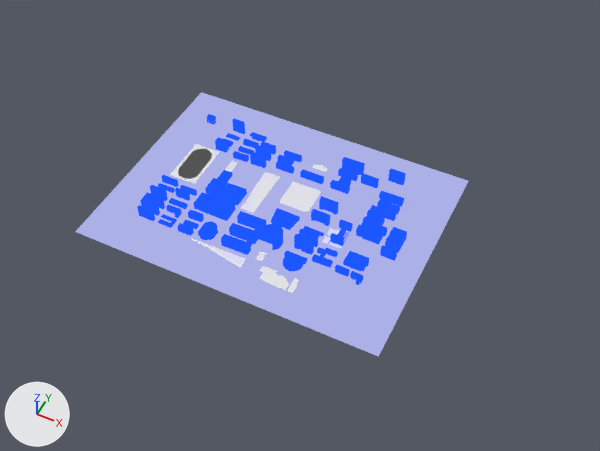
What one commit did to the glTF model blender-test/assets/models/model3.gltf.
Both versions are drawn from a 50 mm lens placed at (340.0, -613.0, 754.0), pointed at (25.0, 18.0, -35.0). Every picture has the same lights, and +X, +Y and +Z are marked at lower left. Vertices at the same position are counted once.

Before the edit, the objects in view are built like this:
```python
me_areas_building = bpy.data.meshes.new('Areas:building')
me_areas_building.from_pydata(...)  # 896 vertices, 1242 faces; spans x -159.0..162.0, y -83.0..115.0, z 0.0..18.0
me_areas_building.materials.append(mat_cube_material)  # black #000000
me_areas_building_002 = bpy.data.meshes.new('Areas:building.002')
me_areas_building_002.from_pydata(...)  # 896 vertices, 1242 faces; spans x -159.0..162.0, y -83.0..115.0, z 0.0..18.0
me_areas_building_002.materials.append(mat_cube_box_material)  # white #e7e7e7
me_areas_landuse = bpy.data.meshes.new('Areas:landuse')
me_areas_landuse.from_pydata(...)  # 22 vertices, 12 faces; spans x -3.1..98.4, y -21.3..54.8, z -0.4
me_平面 = bpy.data.meshes.new('平面')
me_平面.from_pydata([(-200.0, 156.0, -1.0), (-200.0, -139.0, -1.0), (197.0, 156.0, -1.0), (197.0, -139.0, -1.0)], [], [(0, 1, 3), (0, 3, 2)])
me_平面.materials.append(mat_材质_014)
ob_building = bpy.data.objects.new('building', me_areas_building)
ob_building.location = (0.0, 0.0, 0.0)
ob_building_wireframe = bpy.data.objects.new('building-wireframe', me_areas_building_002)
ob_building_wireframe.location = (0.0, 0.0, 0.0)
ob_ground = bpy.data.objects.new('ground', me_平面)
ob_ground.location = (0.0, 0.0, 0.0)
ob_landuse = bpy.data.objects.new('landuse', me_areas_landuse)
ob_landuse.location = (0.0, 0.0, 0.0)
# also in view: 'natural' at (4.0, -3.0, 0.0); 'leisure' at (-90.0, 46.0, 3.0)
```
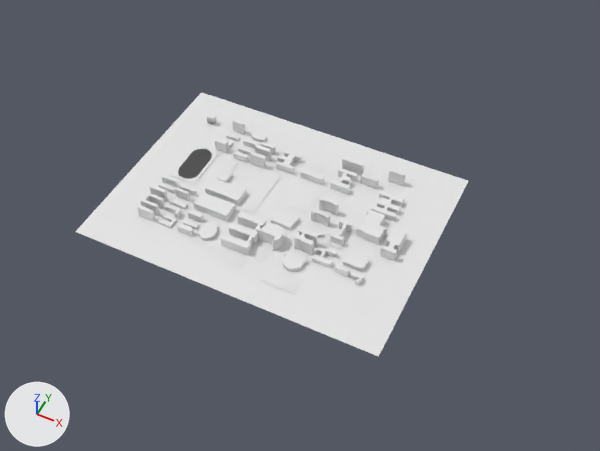
The change, as a diff of the scene's bpy script:
```diff
--- a/blender-test/assets/models/model3.gltf.py
+++ b/blender-test/assets/models/model3.gltf.py
@@ me_areas_building @@
 me_areas_building.from_pydata(...)  # 896 vertices, 1242 faces; spans x -159.0..162.0, y -83.0..115.0, z 0.0..18.0
-me_areas_building.materials.append(mat_cube_material)  # black #000000
@@ me_平面 @@
 me_平面.from_pydata(...)  # 4 vertices, 2 faces; spans x -200.0..197.0, y -139.0..156.0, z -1.0
-me_平面.materials.append(mat_材质_014)
@@ me_areas_building_002 @@
 # used by ob_building_wireframe; location = (0.0, 0.0, 0.0)
-me_areas_building_002.from_pydata(...)  # 896 vertices, 1242 faces; spans x -159.0..162.0, y -83.0..115.0, z 0.0..18.0
-me_areas_building_002.materials.append(mat_cube_box_material)  # white #e7e7e7
+me_areas_building_002.from_pydata(...)  # 4032 vertices, 8960 faces; spans x -159.0..162.0, y -83.0..115.0, z 0.0..18.0
+# me_areas_building_002 part 1: 2 vertices moved within x 92.0, y 6.0, z 0.0..10.0; 3136 vertices added at x -159.0..162.0, y -83.0..115.0, z 0.0..18.0
```

Pixel boxes (x1, y1, x2, y2) of what changed, in the pictures (600 x 451 px):
'ground', recoloured: (75, 92, 468, 357) in both
'building-wireframe', reshaped: before (137, 114, 407, 285); after (137, 117, 407, 284)
'building', recoloured: (137, 114, 407, 285) in both
part 1 of me_areas_building_002, built on: before (341, 226, 346, 237); after (137, 117, 407, 284)
